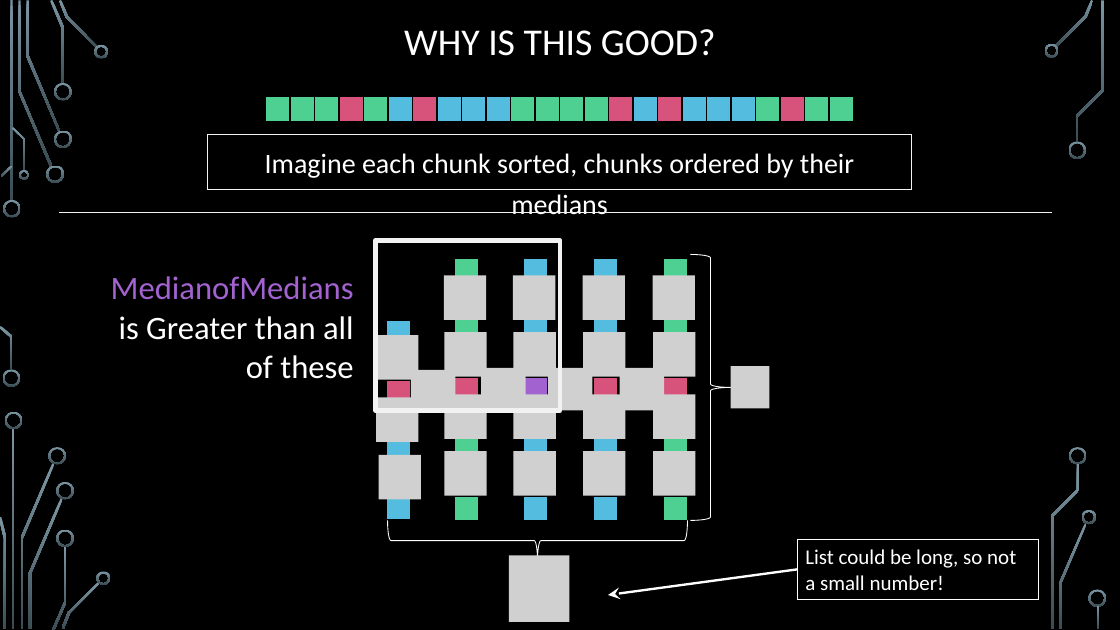
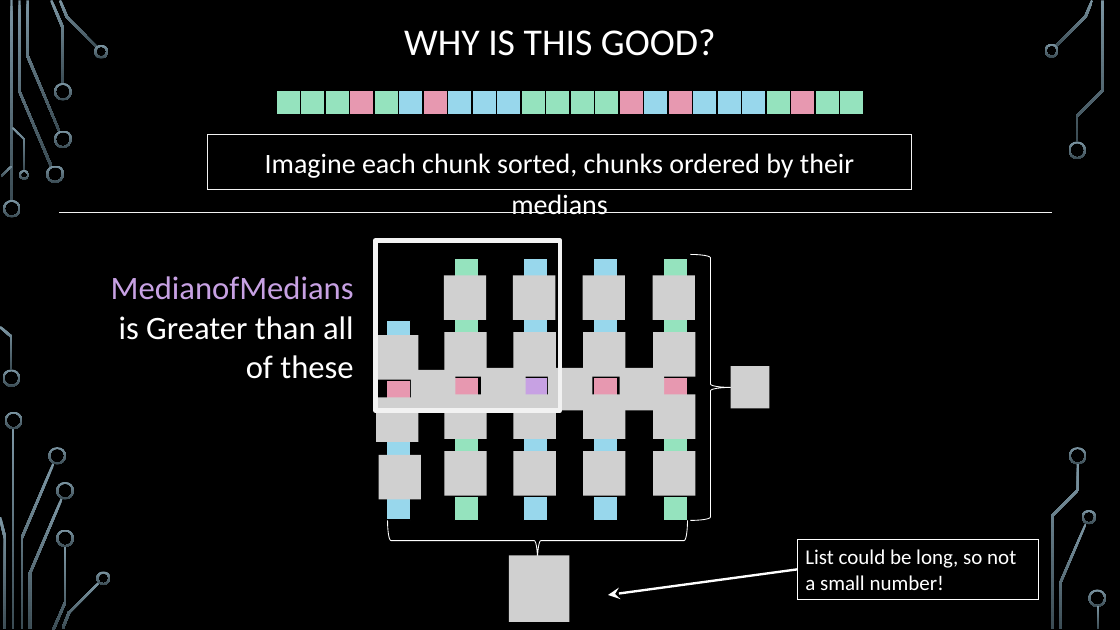
Before and after one commit to markfloryan/dsa2, a slide deck: slide 20 of slides/02-5-Quickselect.pptx. Drawn at 1120x630 pixels with LibreOffice and Linux fonts; fonts in the diff are those of the drawing; grey boxes stand for pictures; background and template pictures are left out. Boxes give left, top, right and bottom in pixels: in the first picture for what was removed or moved away, otherwise in the second. Text is boxed around its words. In the diff, an @@ line names an element or a change of style, - is before the commit and + after.

```diff
--- a/slides/02-5-Quickselect.pptx
+++ b/slides/02-5-Quickselect.pptx
@@ fill #D7537B to #E798B0 in 9 elements at box(455, 377, 479, 402), box(593, 377, 618, 402), box(663, 377, 687, 402), box(386, 380, 411, 404), box(350, 91, 374, 115), box(619, 91, 644, 115), box(791, 91, 815, 115), box(668, 91, 692, 115), box(423, 91, 448, 115) @@
@@ fill #54BCDF to #98D7EC in 19 elements at box(523, 258, 548, 282), box(523, 318, 548, 342), box(523, 437, 548, 461), box(523, 496, 548, 520), box(593, 258, 618, 282), box(593, 318, 618, 342), box(593, 437, 618, 461), box(593, 496, 618, 520), box(386, 496, 411, 520), box(386, 320, 411, 344), box(386, 439, 411, 464), box(472, 91, 497, 115), box(497, 91, 521, 115), box(644, 91, 668, 115), box(399, 91, 423, 115), box(448, 91, 472, 115), box(718, 91, 742, 115), box(693, 91, 718, 115), box(742, 91, 766, 115) @@
@@ fill #4FD093 to #95E3BE in 19 elements at box(455, 258, 479, 282), box(455, 318, 479, 342), box(455, 437, 479, 461), box(455, 496, 479, 520), box(663, 258, 687, 282), box(663, 318, 687, 342), box(663, 437, 687, 461), box(663, 496, 687, 520), box(766, 91, 791, 115), box(374, 91, 398, 115), box(521, 91, 545, 115), box(276, 91, 301, 115), box(301, 91, 325, 115), box(325, 91, 350, 115), box(546, 91, 571, 115), box(595, 91, 619, 115), box(571, 91, 595, 115), box(816, 91, 840, 115), box(840, 91, 865, 115) @@
@@ 24 rectangles: place and size @@
-24 rectangles at box(266, 97, 854, 121)
+24 rectangles at box(276, 91, 865, 115)
@@ text "MedianofMedians is Greater than all ..." at box(111, 276, 354, 379): text colour #A262D0 to #C7A1E3 in "MedianofMedians" @@
@@ rectangle at box(523, 377, 548, 402): fill #A262D0 to #C7A1E3 @@
```
Also in this commit, not shown: 12 other slides changed, 3 other files.
